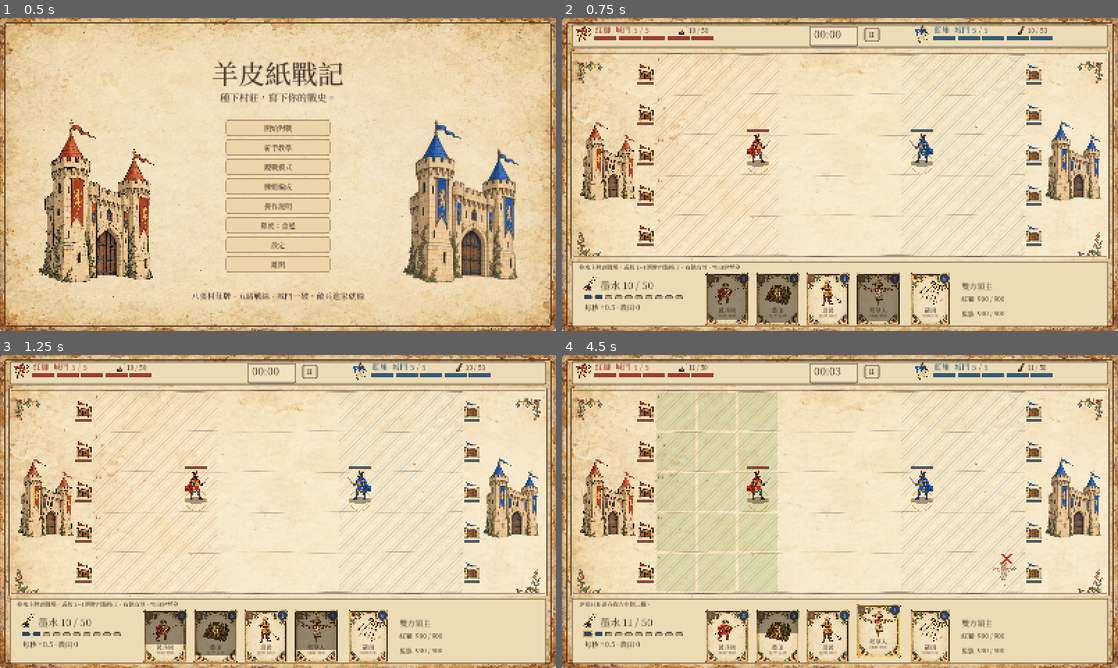
Above: before the commit, frames 1-4 (two rows, left to right).
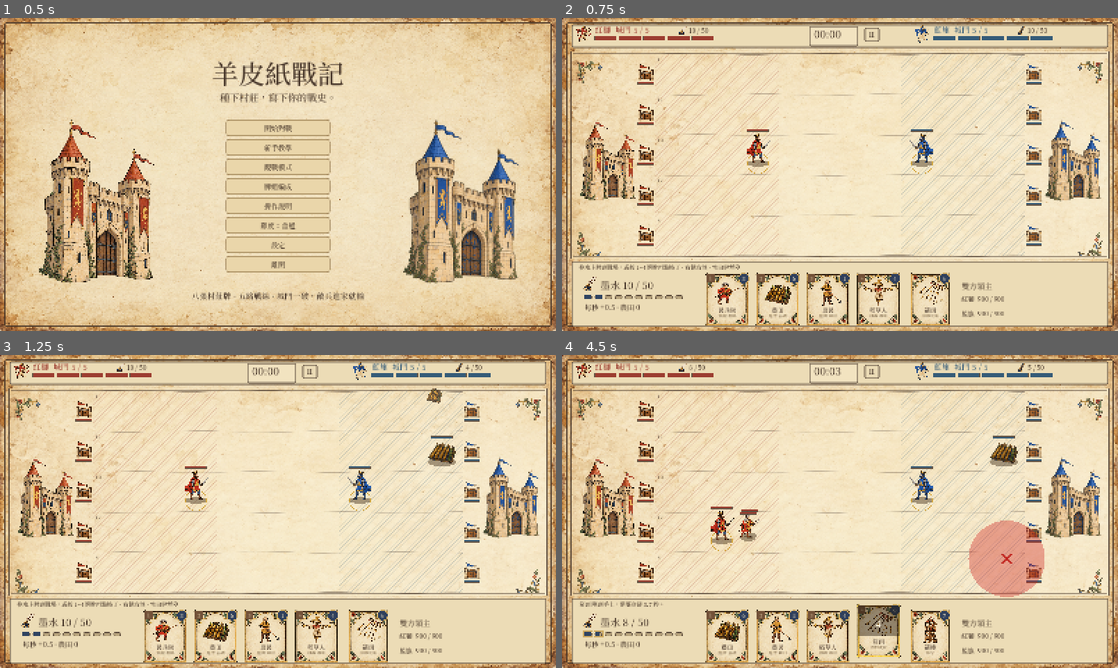
Above: after the commit, the same moments.

Repository: crazycatpower/FiveLaneLords
Game: Godot game, scene res://main.tscn
Same seed, same stepped clock (60 frames per second), same inputs: the game is played once before the commit and once after it.
Inputs (mouse positions are in pixels of both pictures, inside the frame that each line leads up to):
- Up to frame 1 (0.5 s): no input
- Up to frame 2 (0.75 s): click "開始對戰" at 0.5 s
- Up to frame 3 (1.25 s): no input
- Up to frame 4 (4.5 s): tap Enter at 1.25 s; move the mouse to (962, 495) at 1.27 s; tap 1 at 1.35 s; click (962, 495) at 1.42 s; tap Space at 1.52, 2 s; drag from (728, 527) to (812, 574) at 2.02 s; move the mouse to (895, 442) at 2.77 s; tap R at 2.85 s; click (895, 442) at 2.92 s; drag from (812, 574) to (673, 464) at 3.52 s; move the mouse to (1006, 558) at 4.27 s; tap 4 at 4.35 s; click (1006, 558) at 4.42 s

Frame 1 is identical in both runs. In frame 2, 3.1% of the frame differs, in the area x 26-61%, y 81-98%; in frame 3, 3.0%; in frame 4, 12%, in the area x 3-87%, y 3-96%.

Commit message:
Opening hand starts with no cooldown
Producer decision 2026-10-29.

Co-Authored-By: Claude Opus 5.5 <noreply@anthropic.com>

Diff:
--- a/battle.gd
+++ b/battle.gd
@@ -51,7 +51,6 @@
 			var slot := rng.randi_range(0,3)
 			deck[farm] = deck[slot]
 			deck[slot] = "farm"
-		for slot: int in range(4): hand_cd[team][slot] = B.CARDS[deck[slot]].cooldown # the opening hand cools down too
 		lords.append(Lord.create(team))
 		decks.append(deck)
 		gates.append([B.GATE_HP,B.GATE_HP,B.GATE_HP,B.GATE_HP,B.GATE_HP])
--- a/smoke_test.gd
+++ b/smoke_test.gd
@@ -539,7 +539,7 @@
 	check(m.decks[0][3] == "knight" and is_equal_approx(m.hand_cd[0][3],B.CARDS.knight.cooldown),"the newly drawn card starts its own cooldown")
 	check(m.hand_cd[0][0] < B.CARDS.militia.cooldown,"cards already in hand keep counting down when the hand shifts")
 	var fresh := Battle.new(9)
-	for slot: int in range(4): check(is_equal_approx(fresh.hand_cd[0][slot],B.CARDS[fresh.decks[0][slot]].cooldown),"opening hand slot %d starts cooling" % slot)
+	check(fresh.hand_cd == [[0.0,0.0,0.0,0.0],[0.0,0.0,0.0,0.0]],"the opening hand has no cooldown")
 	var late := Battle.new(4)
 	late.elapsed = B.RAMP_2
 	late.hand_cd[0] = [10.0,10.0,10.0,10.0]
Not shown, changed: docs/企劃書.md
